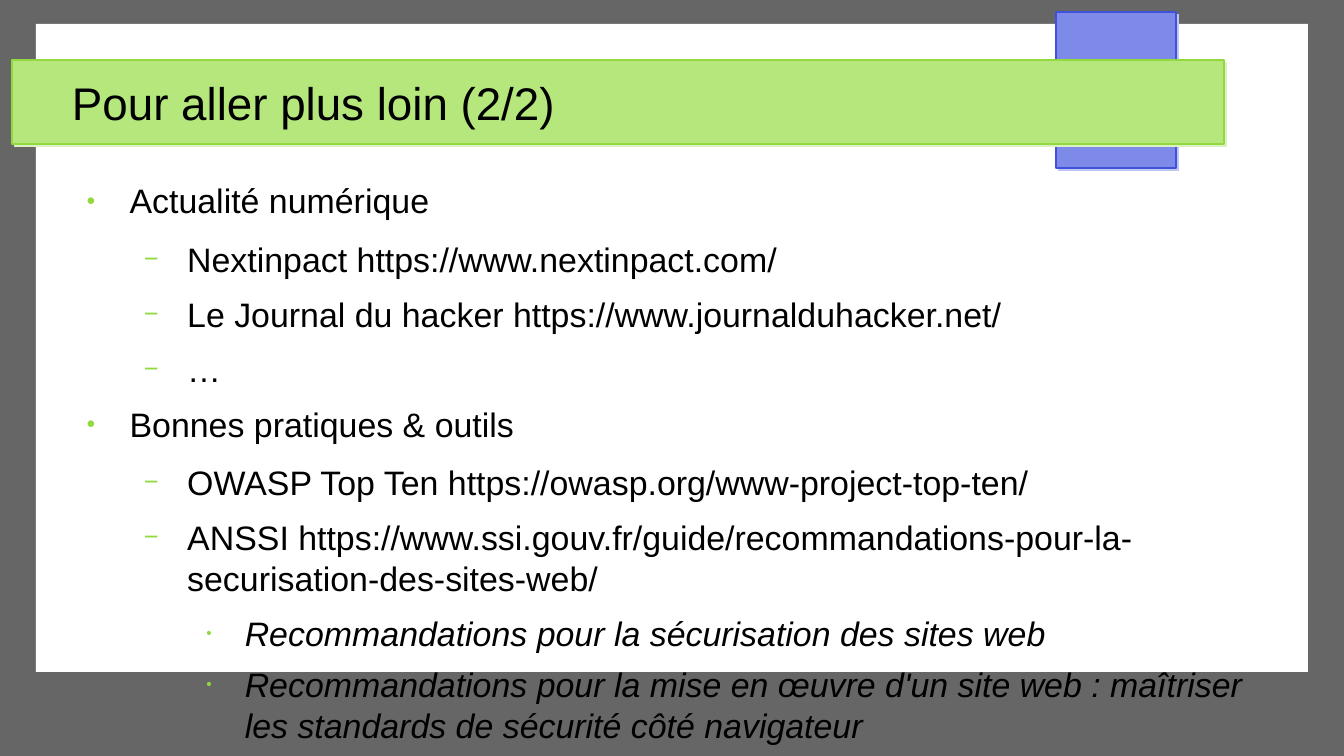
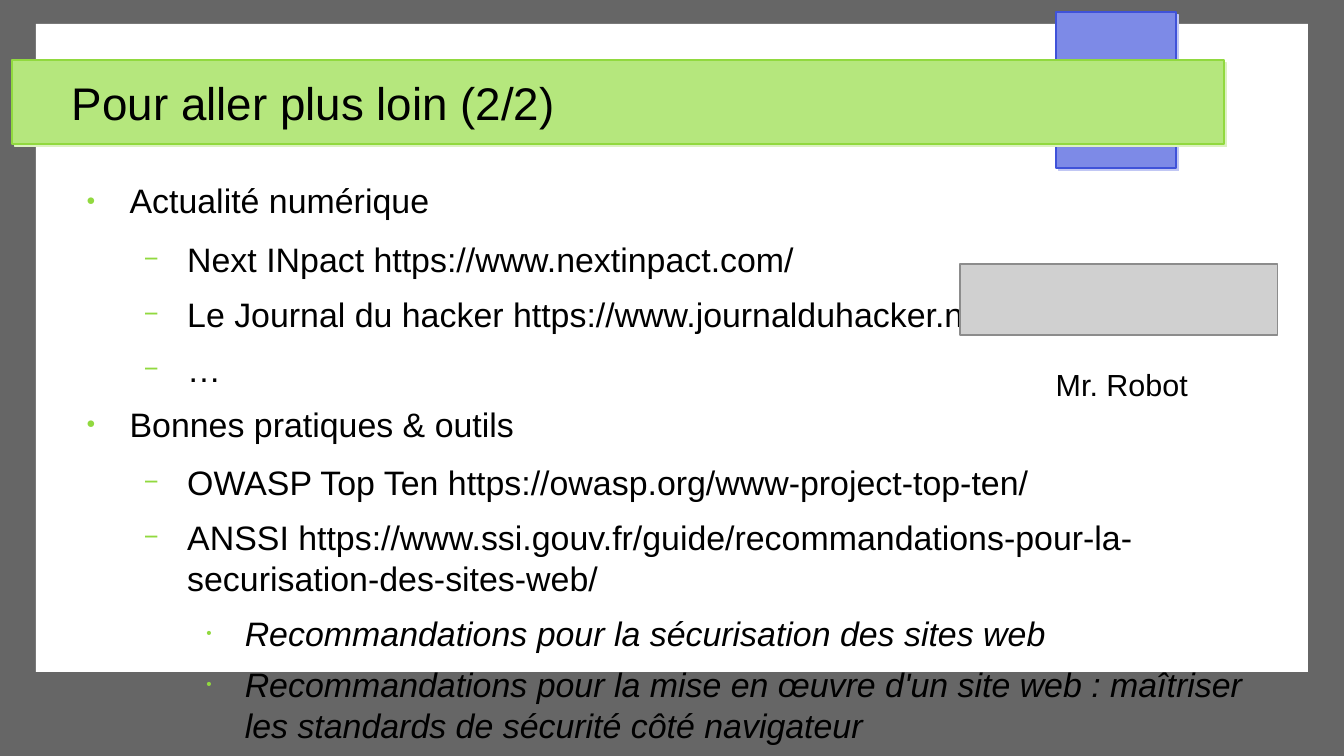
Before and after one commit to Akipe/abc_2105, a slide deck: slide 16 of other/presentations/securite_app_web/presentation_securite_app_web_v2.odp (slide 17 before the commit). Drawn at 1344x756 pixels with LibreOffice and Linux fonts; fonts in the diff are those of the drawing; grey boxes stand for pictures. Boxes give left, top, right and bottom in pixels: in the first picture for what was removed or moved away, otherwise in the second. Text is boxed around its words. In the diff, an @@ line names an element or a change of style, - is before the commit and + after.

```diff
--- a/other/presentations/securite_app_web/presentation_securite_app_web_v2.odp
+++ b/other/presentations/securite_app_web/presentation_securite_app_web_v2.odp
@@ text at <box>187,247,794,279</box>: text changed @@
-  − Nextinpact https://www.nextinpact.com/
+  − Next INpact https://www.nextinpact.com/
@@ picture added at <box>960,265,1278,335</box> @@
@@ text added at <box>1056,374,1187,397</box>, 18 pt, text #000000 @@
+Mr. Robot
```
Also in this commit, not shown: 13 other slides changed, 2 slides added, 4 slides removed, 4 other files.
